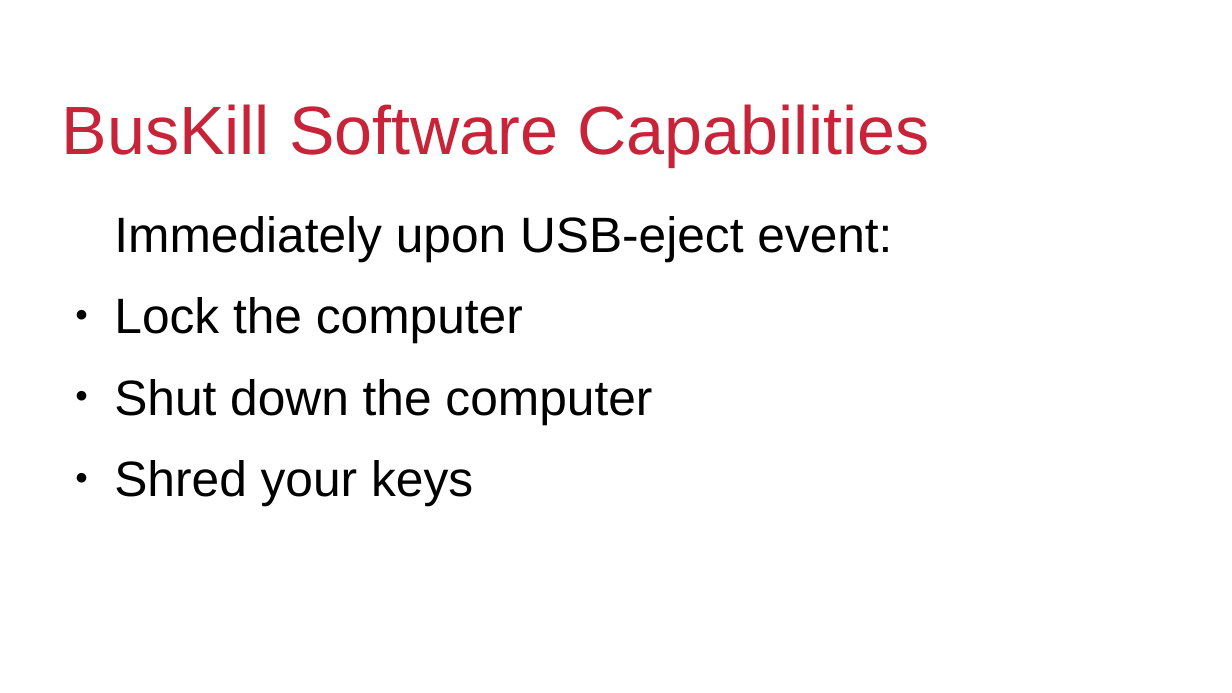
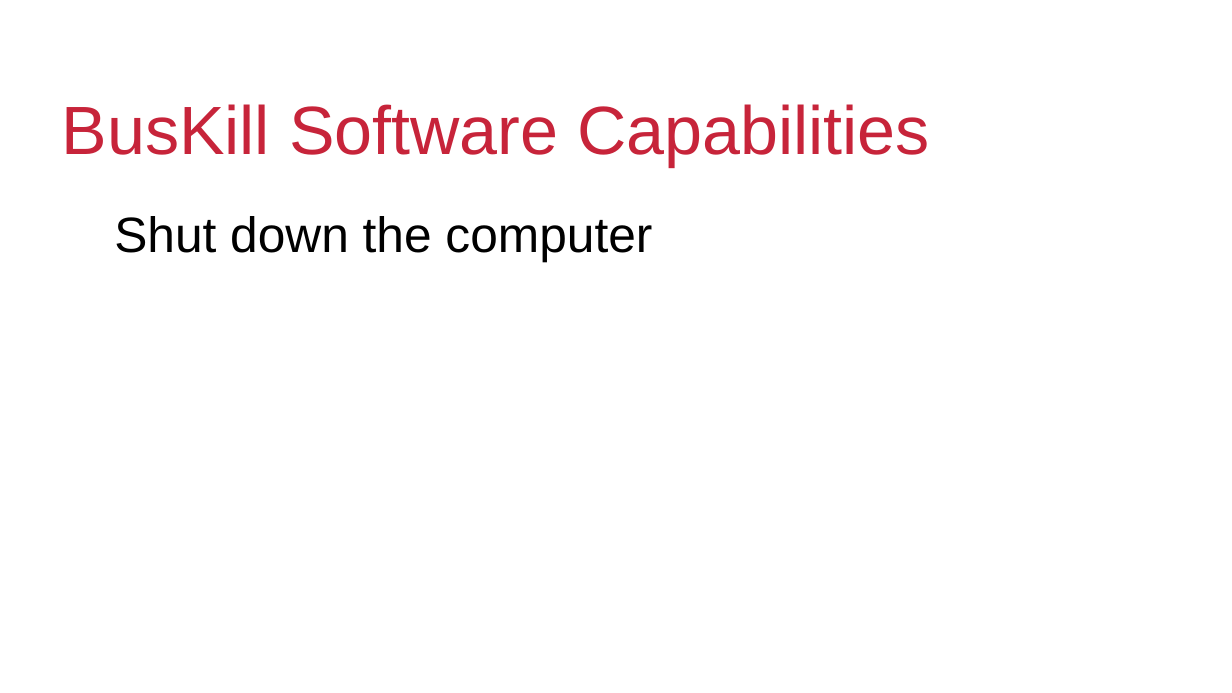
Before and after one commit to BusKill/usb-a-magnetic-breakaway, a slide deck: slide 7 of Goldfishlaser Version/Presentations/DEFCON32talk.odp (slide 4 before the commit). Drawn at 1232x693 pixels with LibreOffice and Linux fonts; fonts in the diff are those of the drawing; background and template pictures are left out. Boxes give left, top, right and bottom in pixels: in the first picture for what was removed or moved away, otherwise in the second. Text is boxed around its words. In the diff, an @@ line names an element or a change of style, - is before the commit and + after.

```diff
--- a/Goldfishlaser Version/Presentations/DEFCON32talk.odp
+++ b/Goldfishlaser Version/Presentations/DEFCON32talk.odp
@@ text "Shut down the computer" at (114,216,652,261): bullet ● to none @@
@@ text at (114,216,892,343): paragraphs removed @@
-Immediately upon USB-eject event:
-● Lock the computer
@@ text at (114,460,473,506): paragraph removed @@
-● Shred your keys
```
Also in this commit, not shown: 6 other slides changed, 7 slides added, 2 slides removed, 3 other files.
